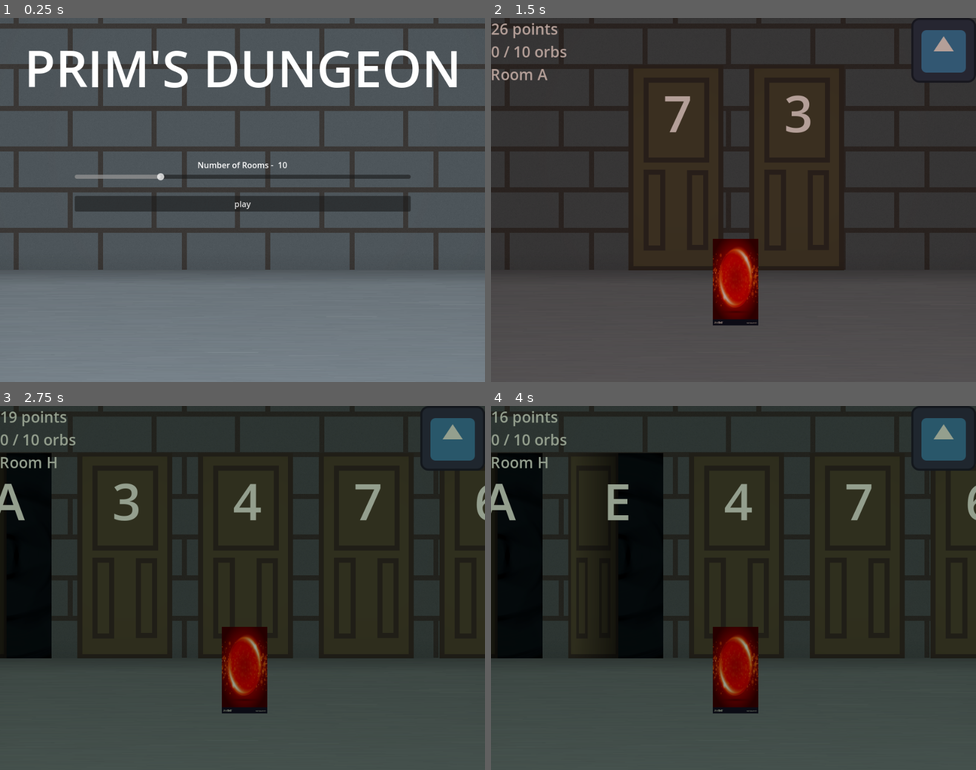
Above: before the commit, frames 1-4 (two rows, left to right).
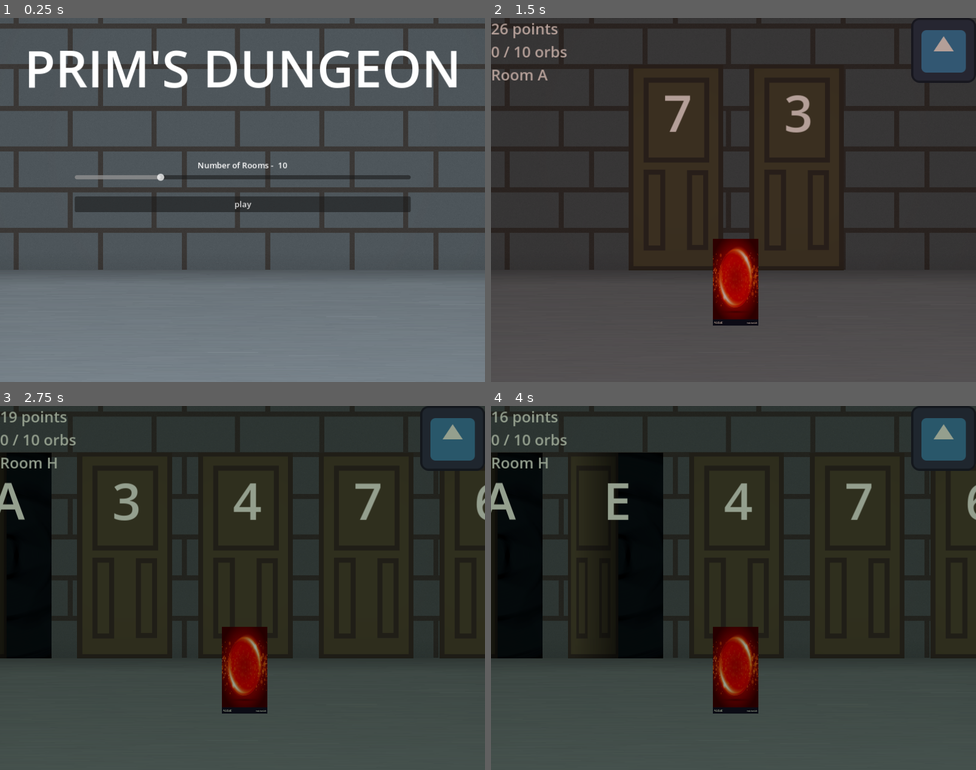
Above: after the commit, the same moments.

Repository: DasParijat/Prims-Dungeon
Game: Godot game, scene res://Home Menu/home_menu.tscn
The game is run twice, just before and just after one commit, with the same random seed, the same clock (stepped at 60 frames per second) and the same inputs. The engine's default icon, where the game draws it, is replaced by a stand-in: a white triangle on a blue panel in a dark square.
Inputs:
- Up to frame 1 (0.25 s): no input
- Up to frame 2 (1.5 s): click "play" at 0.5 s; click "efef" at 1.25 s
- Up to frame 3 (2.75 s): click "efef" at 2 s
- Up to frame 4 (4 s): click "efef" at 2.75 s; click "efef" at 3.5 s

The runs differ from the first frame. In frame 1, 1.2% of the frame differs, in the area x 5-95%, y 8-54%; in frame 2, 0.4%; in frame 3, 0.5%; in frame 4, 0.5%.

Commit message:
Fixed scene changing issue
Also changed stretch mode to canvas_items, making game look clearer when expanding window

Diff:
--- a/Global Scripts/GlobalScene.gd
+++ b/Global Scripts/GlobalScene.gd
@@ -1,7 +1,7 @@
 extends Node
 
-const HOME_MENU : PackedScene = preload("res://Home Menu/home_menu.tscn")
-const GAME : PackedScene = preload("res://Game/game.tscn")
+const HOME_MENU : String = "uid://bhmlycafuc6t8"
+const GAME : String = "uid://dktjfoar41ceu"
 
-func change_scene(new_scene : PackedScene) -> void:
-	get_tree().change_scene_to_packed(new_scene)
+func change_scene(new_scene : String) -> void:
+	get_tree().change_scene_to_file(new_scene)
--- a/project.godot
+++ b/project.godot
@@ -25,7 +25,7 @@
 
 window/size/viewport_width=960
 window/size/viewport_height=720
-window/stretch/mode="viewport"
+window/stretch/mode="canvas_items"
 
 [file_customization]
 
